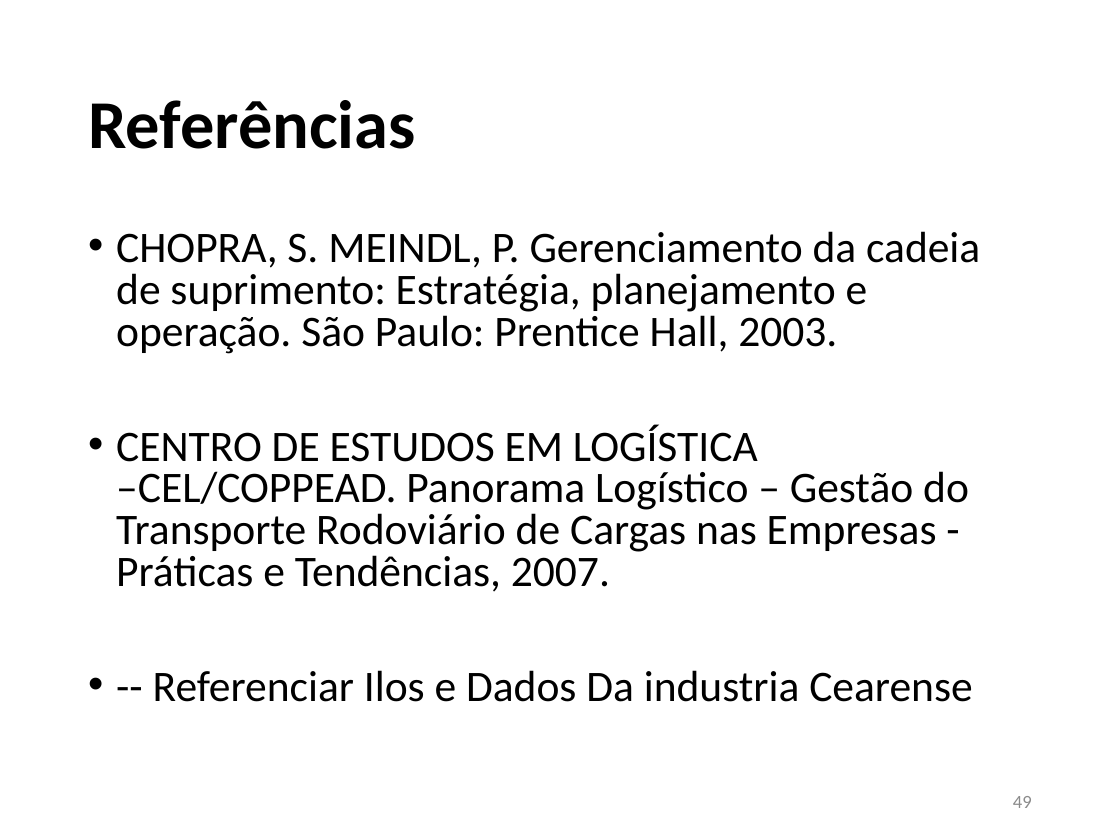
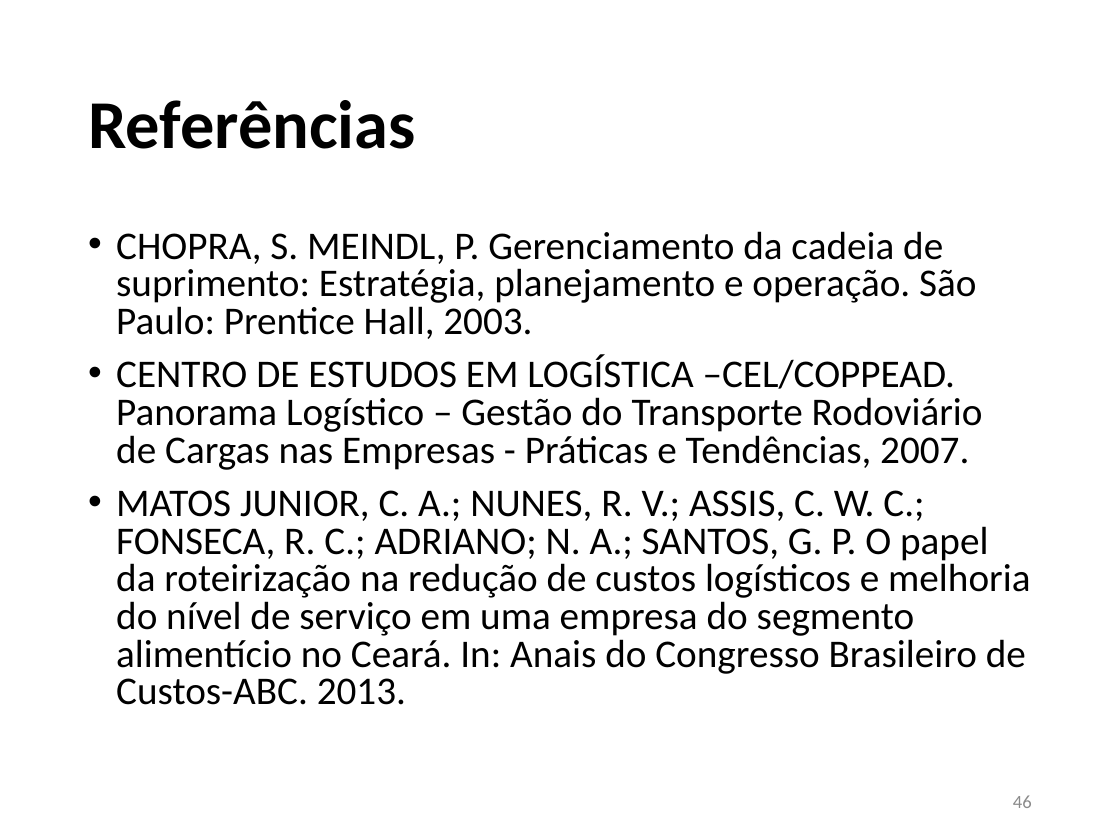
Before and after one commit to JoaoVFG/documentacaoTG, a slide deck: slide 46 of APRESENTAÇÃO JOAO VITOR.pptx (slide 49 before the commit). Drawn at 1120x840 pixels with LibreOffice and Linux fonts; fonts in the diff are those of the drawing. Boxes give left, top, right and bottom in pixels: in the first picture for what was removed or moved away, otherwise in the second. Text is boxed around its words. In the diff, an @@ line names an element or a change of style, - is before the commit and + after.

```diff
--- a/APRESENTAÇÃO JOAO VITOR.pptx
+++ b/APRESENTAÇÃO JOAO VITOR.pptx
@@ text at [116, 231, 983, 470]: size 28 to 25.2 pt in "CHOPRA, S. MEINDL, P. Gerenciamento da cadeia ...", "CENTRO DE ESTUDOS EM LOGÍSTICA –CEL/COPPEAD. Panorama ..." @@
@@ text at [116, 490, 1030, 705]: text changed; size 28 to 25.2 pt @@
-• -- Referenciar Ilos e Dados Da industria Cearense
+• MATOS JUNIOR, C. A.; NUNES, R. V.; ASSIS, C. W. C.; FONSECA, R. C.; ADRIANO; N. A.; SANTOS, G. P. O papel da roteirização na redução de custos logísticos e melhoria do nível de serviço em uma empresa do segmento alimentício no Ceará. In: Anais do Congresso Brasileiro de Custos-ABC. 2013.
@@ page number at [1013, 795, 1032, 808]: text changed @@
-49
+46
```
Also in this commit, not shown: 12 other slides changed, 3 slides removed, 6 other files.
